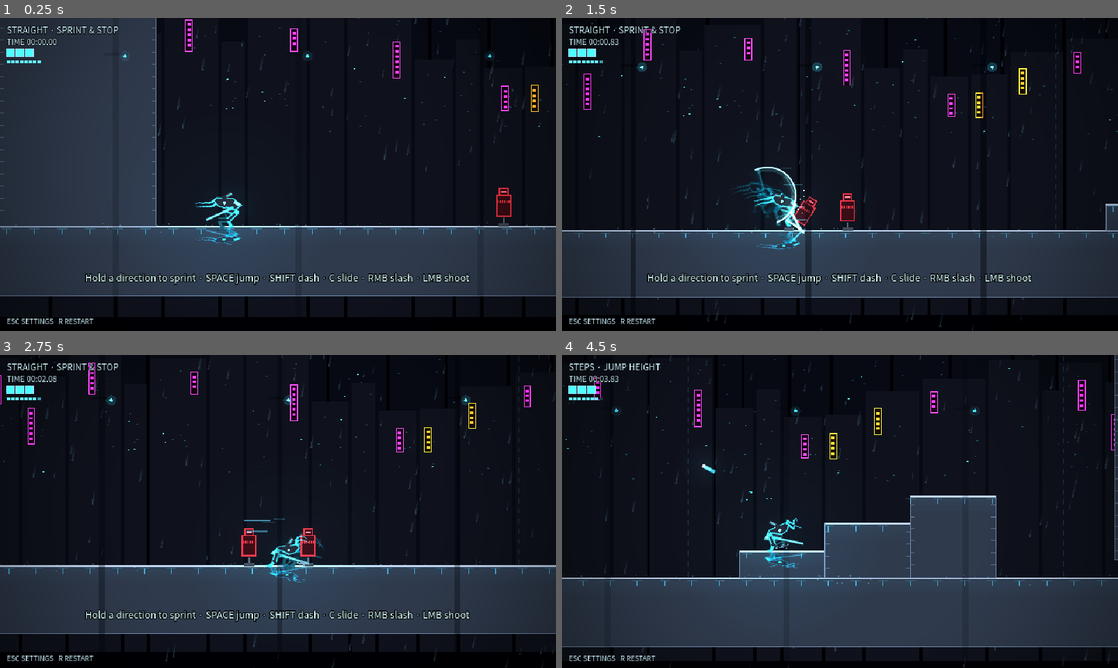
Above: before the commit, frames 1-4 (two rows, left to right).
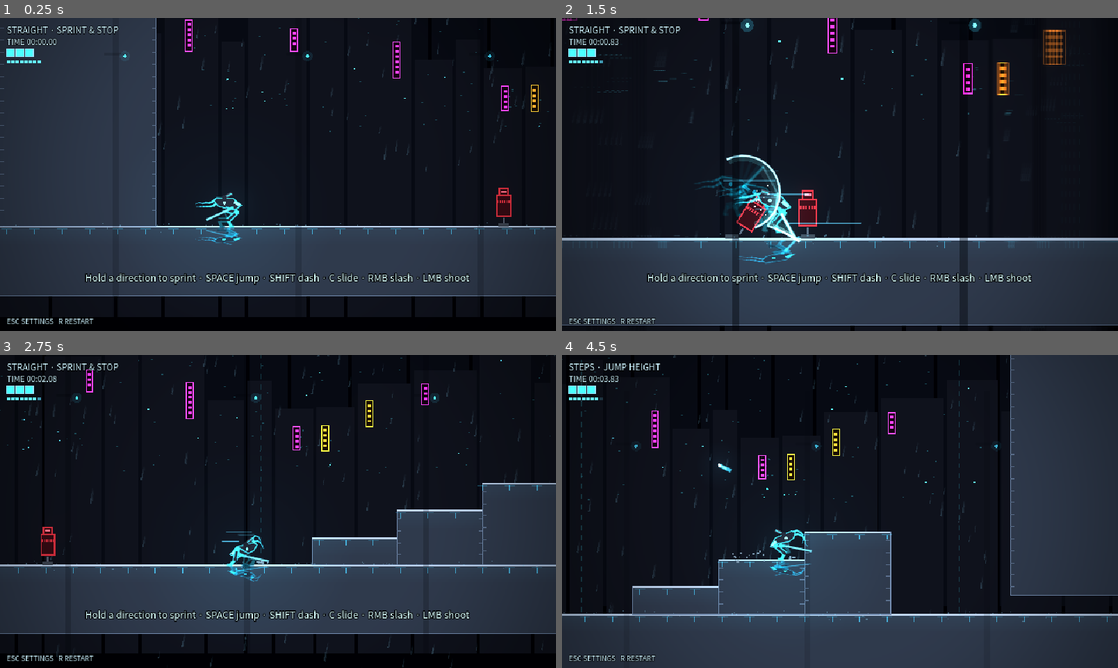
Above: after the commit, the same moments.

Repository: tntsgdi/NEON-RAID
Game: Godot game, scene res://scenes/main.tscn
Same seed, same stepped clock (60 frames per second), same inputs: the game is played once before the commit and once after it.
Inputs (mouse positions are in pixels of both pictures, inside the frame that each line leads up to):
- Up to frame 1 (0.25 s): no input
- Up to frame 2 (1.5 s): move the mouse to (962, 158) at 0.52 s; hold D (move_right) from 0.53 s (still down); tap Shift (dash) at 0.6 s; click (962, 158) at 0.67 s; tap Space (jump) at 0.77, 1.07 s; right-click (962, 158) at 0.8 s; move the mouse to (728, 190) at 1.27 s; right-click (728, 190) at 1.35 s
- Up to frame 3 (2.75 s): tap Space (jump) at 1.52, 1.82, 2.3 s; tap C (slide) at 1.55 s; move the mouse to (333, 442) at 2.02 s; release D (move_right) at 2.03 s; hold A (move_left) from 2.03 s (still down); hold C (slide) from 2.03 s (still down)
- Up to frame 4 (4.5 s): move the mouse to (812, 574) at 2.77 s; release A (move_left) at 2.78 s; release C (slide) at 2.78 s; hold D (move_right) 2.78-4.28 s; tap Space (jump) at 2.85, 3.02, 3.32, 3.77, 4.07 s; click (812, 574) at 2.92 s; tap Shift (dash) at 3.05, 3.6 s; move the mouse to (1006, 558) at 3.52 s; right-click (1006, 558) at 3.8 s; move the mouse to (673, 464) at 4.27 s; hold A (move_left) from 4.28 s (still down); click (673, 464) at 4.35 s

The runs differ from the first frame. In frame 2, 18% of the frame differs, in the area x 0-100%, y 0-100%; in frame 3, 12%; in frame 4, 35%.

Commit message:
Speed tiers, inertialized transitions and speed presentation
Run 340 px/s, sustained run enters a 430 px/s sprint gear (drops on
reversal, wall, hit), sprint entry ring/whoosh/zoom pulse, wind loop by
speed, edge speed blur, wider camera at speed. Strider legs use
inertialization on state changes (max foot jump 17.8 -> 5.6 px), stride
scales with speed, landing at speed starts on a foot contact. Tests for
sprint and transition smoothness.

Diff:
--- a/scripts/core/i18n.gd
+++ b/scripts/core/i18n.gd
@@ -31,6 +31,9 @@
 	"TUNE_SAVED": ["已导出：%s", "Saved: %s"],
 	"TUNE_TEST": ["测试运行，不写文件", "Test run, nothing written"],
 	"TUNE_run_speed": ["疾跑速度", "Run speed"],
+	"TUNE_sprint_speed": ["疾驰速度", "Sprint speed"],
+	"TUNE_sprint_delay": ["持续跑多久进疾驰", "Time to sprint"],
+	"TUNE_sprint_accel": ["疾驰加速度", "Sprint accel"],
 	"TUNE_run_accel_time": ["起步到全速(秒)", "Time to top speed"],
 	"TUNE_ground_decel": ["地面松手减速", "Ground release decel"],
 	"TUNE_turn_accel": ["转向加速度", "Turn accel"],
--- a/scripts/core/tuning.gd
+++ b/scripts/core/tuning.gd
@@ -6,8 +6,11 @@
 
 ## [名字, 默认值, 最小, 最大, 步长]。速度单位：像素/秒（主角约 40 像素高）。
 const SPECS := [
-	["run_speed", 260.0, 120.0, 420.0, 5.0],
-	["run_accel_time", 0.25, 0.05, 0.6, 0.01],
+	["run_speed", 340.0, 120.0, 520.0, 5.0],
+	["sprint_speed", 430.0, 200.0, 650.0, 5.0],
+	["sprint_delay", 0.6, 0.1, 2.0, 0.05],
+	["sprint_accel", 300.0, 50.0, 1500.0, 10.0],
+	["run_accel_time", 0.2, 0.05, 0.6, 0.01],
 	["ground_decel", 2200.0, 400.0, 6000.0, 50.0],
 	["turn_accel", 3200.0, 400.0, 8000.0, 50.0],
 	["air_accel", 1100.0, 200.0, 4000.0, 50.0],
--- a/scripts/main.gd
+++ b/scripts/main.gd
@@ -32,6 +32,8 @@
 var _rain: CPUParticles2D
 var _splash: CPUParticles2D
 var _env: Environment
+var _wind: AudioStreamPlayer
+var _zoom_pulse := 0.0
 var settings_panel: SettingsPanel
 ## 本局技巧统计（评级用）
 var stats := {"hits": 0, "deflect": 0, "parry": 0, "perfect_dodge": 0}
@@ -71,6 +73,16 @@
 	player.fx_parent = world
 	player.impact.connect(_on_impact)
 	player.skill.connect(func(kind): stats[kind] += 1)
+	player.sprint_started.connect(func(): _zoom_pulse = 0.05)
+	_wind = AudioStreamPlayer.new()
+	var wind: AudioStreamWAV = load("res://assets/sfx/wind.wav")
+	wind.loop_mode = AudioStreamWAV.LOOP_FORWARD
+	wind.loop_end = wind.data.size() / 2
+	_wind.stream = wind
+	_wind.bus = &"SFX"
+	_wind.volume_db = -60.0
+	add_child(_wind)
+	_wind.play()
 	player.died.connect(_on_player_died, CONNECT_DEFERRED)
 	world.add_child(player)
 	_rain = _make_rain()
@@ -380,6 +392,11 @@
 	_ca = move_toward(_ca, 2.5 if TimeFx.slowmo_active() else 0.0, real * 30.0)
 	_shock_t = minf(_shock_t + real * 2.2, 1.0)
 	_post.set_shader_parameter("ca", _ca * Settings.v.aberration)
+	var fast := clampf((absf(player.velocity.x) - Tuning.v.run_speed) / maxf(Tuning.v.sprint_speed - Tuning.v.run_speed, 1.0), 0.0, 1.0)
+	_post.set_shader_parameter("speed_blur", fast * (1.0 if player.sprinting else 0.5))
+	# 风声：越快越响
+	var wind_k := clampf(absf(player.velocity.x) / Tuning.v.sprint_speed, 0.0, 1.3)
+	_wind.volume_db = linear_to_db(maxf(pow(wind_k, 2.0) * 0.9, 0.0001)) - 4.0
 	_env.glow_intensity = 0.42 * Settings.v.glow
 	_rain.emitting = Settings.v.rain > 0.5
 	_splash.emitting = Settings.v.rain > 0.5
@@ -403,10 +420,11 @@
 	var target := player.global_position + Vector2(_look, -40.0)
 	camera.position.x = lerpf(camera.position.x, target.x, 1.0 - exp(-12.0 * delta))
 	camera.position.y = lerpf(camera.position.y, target.y, 1.0 - exp(-7.0 * delta))
-	# 越快镜头拉得越远，冲刺时再多拉一点
+	# 越快镜头拉得越远：跑档最多拉远 6%，疾驰档 12%；进入疾驰的一刻先猛缩一下再拉远
 	var speed_k := clampf(absf(player.velocity.x) / T.run_speed - 0.5, 0.0, 1.0)
-	var want_zoom := 1.0 - 0.06 * speed_k - (0.03 if player.state == Player.State.DASH else 0.0)
-	camera.zoom = Vector2.ONE * lerpf(camera.zoom.x, want_zoom, 1.0 - exp(-4.0 * delta))
+	var want_zoom := 1.0 - 0.06 * speed_k - (0.06 if player.sprinting else 0.0) - (0.03 if player.state == Player.State.DASH else 0.0)
+	_zoom_pulse = move_toward(_zoom_pulse, 0.0, delta * 0.25)
+	camera.zoom = Vector2.ONE * (lerpf(camera.zoom.x - _zoom_pulse * 0.0, want_zoom, 1.0 - exp(-3.0 * delta)) + _zoom_pulse)
 	_kick = _kick.lerp(Vector2.ZERO, 1.0 - exp(-18.0 * delta))
 	var jitter := Vector2.ZERO
 	if _shake > 0.05:
--- a/scripts/player/player.gd
+++ b/scripts/player/player.gd
@@ -13,6 +13,8 @@
 signal overclocked
 ## 技巧统计（评级用）：kind = "deflect" / "parry" / "perfect_dodge"
 signal skill(kind: String)
+## 进入疾驰档的一刻
+signal sprint_started
 
 enum State { GROUND, AIR, DASH, SLIDE, WALL }
 const STATE_NAMES := ["ground", "air", "dash", "slide", "wall"]
@@ -60,6 +62,10 @@
 var _prev_vx := 0.0
 var _skid_dust := 0.0
 var _air_hang_used := false
+## 疾驰档：持续全速跑 sprint_delay 秒后进入，急停/转身/撞墙/挨打掉回普通跑
+var sprinting := false
+var _sprint_t := 0.0
+var _sprint_drop := 0.0
 var _streak_timer := 0.0
 
 # 挥刀层
@@ -117,6 +123,8 @@
 	_wall_coyote = 0.0
 	_squash = Vector2.ONE
 	_air_dashes = int(Tuning.v.air_dashes)
+	sprinting = false
+	_sprint_t = 0.0
 	hp = MAX_HP
 	energy = Tuning.v.gun_energy
 	overclock_charge = 0.0
@@ -158,6 +166,7 @@
 	move_and_slide()
 	_ledge_assist()
 	_after_move(vy_before, T)
+	_update_sprint(delta, T)
 	_update_slash(delta, T)
 	_update_gun(delta, T)
 	_update_facing()
@@ -419,6 +428,9 @@
 	_land_squash = hit
 	_squash = Vector2(1.0 + 0.3 * hit, 1.0 - 0.28 * hit)
 	_set_state(State.GROUND)
+	# 带速度落地：步伐从前脚着地开始，跑步动作直接接上，不会先站定再迈腿
+	if absf(velocity.x) > T.run_speed * 0.3:
+		_run_phase = 0.02
 	if hit > 0.25:
 		Fx.dust(fx_parent, global_position, 0.0, 4 + int(hit * 8))
 	if hit > 0.6:
@@ -428,6 +440,36 @@
 	landed.emit(hit)
 	if input.slide_held and absf(velocity.x) > 150.0:
 		_start_slide(T)
+
+
+# ---------------------------------------------------------------- 疾驰档
+
+func _update_sprint(delta: float, T: Dictionary) -> void:
+	var d := _dir_x()
+	var same := d != 0 and signf(velocity.x) == d
+	if sprinting:
+		var lost: bool = not same or absf(velocity.x) < T.run_speed * 0.75 or state == State.WALL or (is_on_wall() and state != State.DASH)
+		if not same and d != 0:
+			sprinting = false  # 反方向：立即掉档
+		elif lost:
+			_sprint_drop += delta
+			if _sprint_drop > 0.12:
+				sprinting = false
+		else:
+			_sprint_drop = 0.0
+		if not sprinting:
+			_sprint_t = 0.0
+		return
+	if same and absf(velocity.x) >= T.run_speed * 0.92 and state != State.WALL:
+		_sprint_t += delta
+		if _sprint_t >= T.sprint_delay:
+			sprinting = true
+			_sprint_drop = 0.0
+			Fx.ring(fx_parent, global_position + Vector2(-facing * 22, -14), 18.0)
+			Audio.play("sprint", -4.0)
+			sprint_started.emit()
+	else:
+		_sprint_t = 0.0
 
 
 # ---------------------------------------------------------------- 挥刀层
@@ -644,6 +686,8 @@
 	var T: Dictionary = Tuning.v
 	hp -= dmg
 	_iframes = T.iframes
+	sprinting = false
+	_sprint_t = 0.0
 	slash_step = -1
 	if _rect.size == LOW and not _ceiling_blocked():
 		_set_low(false)
@@ -702,7 +746,7 @@
 			elif ratio > 0.05:
 				mode = "run"
 				var before := _run_phase
-				_run_phase = fmod(_run_phase + absf(velocity.x) * delta / StriderRig.stride(ratio), 1.0)
+				_run_phase = fmod(_run_phase + absf(velocity.x) * delta / StriderRig.stride_px(absf(velocity.x)), 1.0)
 				if (before < 0.5 and _run_phase >= 0.5) or _run_phase < before:
 					_footstep(ratio)
 		State.AIR:
@@ -726,6 +770,7 @@
 		"slash_t": clampf(_slash_time / slash_duration(), 0.0, 1.0) if slash_step >= 0 else 0.0,
 		"slash_dir": rad_to_deg(Vector2(_slash_aim.x * facing, _slash_aim.y).angle()),
 		"aim_local": Vector2(aim.x * facing, aim.y),
+		"sprint": sprinting,
 		"glow": 1.0 if state == State.DASH or overclock_charge > 0.0 else 0.0,
 	}, delta)
 	if slash_step >= 0:
@@ -733,12 +778,13 @@
 		trail.add(pts[0], pts[1])
 	# 受伤后无敌期间闪烁
 	rig.visible = _iframes <= 0.0 or int(_iframes * 20.0) % 2 == 0
-	# 高速时身边掠过速度线
+	# 高速时身边掠过速度线；疾驰时更密更长
 	if absf(velocity.x) > T.run_speed * 0.9 or state == State.DASH:
 		_streak_timer -= delta
 		if _streak_timer <= 0.0:
-			_streak_timer = 0.03
-			Fx.streak(fx_parent, global_position + Vector2(signf(velocity.x) * randf_range(10.0, 60.0), randf_range(-55.0, 4.0)), signf(velocity.x), randf_range(24.0, 56.0))
+			_streak_timer = 0.018 if sprinting else 0.03
+			var len_k := 1.6 if sprinting else 1.0
+			Fx.streak(fx_parent, global_position + Vector2(signf(velocity.x) * randf_range(10.0, 80.0), randf_range(-60.0, 4.0)), signf(velocity.x), randf_range(24.0, 56.0) * len_k)
 	# 超过疾跑速度时留下淡淡的残影
 	if state != State.DASH and absf(velocity.x) > T.run_speed * 1.15:
 		_ghost_timer -= delta
@@ -762,12 +808,14 @@
 	if _wall_lock > 0.0:
 		return
 	var dir := _dir_x()
-	var top: float = T.run_speed
+	var top: float = T.sprint_speed if sprinting else T.run_speed
 	var vx := velocity.x
 	if dir == 0:
 		vx = move_toward(vx, 0.0, decel * delta)
 	elif signf(vx) == dir and absf(vx) > top:
 		vx = move_toward(vx, dir * top, T.overspeed_decay * delta)
+	elif sprinting and signf(vx) == dir and absf(vx) >= T.run_speed * 0.95:
+		vx = move_toward(vx, dir * top, T.sprint_accel * delta)  # 疾驰档：在跑速之上继续慢慢提速
 	else:
 		var a := accel if (vx == 0.0 or signf(vx) == dir) else turn
 		vx = move_toward(vx, dir * top, a * delta)
--- a/scripts/player/strider_rig.gd
+++ b/scripts/player/strider_rig.gd
@@ -59,6 +59,14 @@
 ## 转身：从 ±1 平滑过渡（中途压扁成一条，再翻过来），而不是瞬间翻面
 var turn := 1.0
 var _prev_blade := 150.0
+## 惯性化过渡：切换动作时，旧姿势和新姿势的差在约 0.1 秒内衰减到零（输入立即生效，画面不跳）
+const INERTIA_TAU := 0.035
+var _last_mode := ""
+var _last_toes := [Vector2.ZERO, Vector2.ZERO]
+var _last_tilts := [0.0, 0.0]
+var _toe_off := [Vector2.ZERO, Vector2.ZERO]
+var _tilt_off := [0.0, 0.0]
+var _inert_t := 1.0
 
 
 func _ready() -> void:
@@ -86,10 +94,10 @@
 	var target_y := -HIP_H
 	match state:
 		"run":
-			# 每一步：落地时压低、蹬地时弹起，机身跟着点头
+			# 每一步：落地时压低、蹬地时弹起，机身跟着点头；疾驰档再压低、再前倾
 			var beat: float = sin(m.run_phase * TAU * 2.0)
-			target_angle = 14.0 + 26.0 * clampf(ratio, 0.0, 1.3) + beat * 3.0 * ratio
-			target_y = -HIP_H + 2.5 - absf(beat) * 4.5 * clampf(ratio, 0.0, 1.0)
+			target_angle = 14.0 + 26.0 * clampf(ratio, 0.0, 1.0) + beat * 3.0 * ratio + (7.0 if m.sprint else 0.0)
+			target_y = -HIP_H + 2.5 - absf(beat) * 4.5 * clampf(ratio, 0.0, 1.0) + (2.0 if m.sprint else 0.0)
 		"idle":
 			target_angle = 10.0 + sin(m.time * 2.2) * 1.5
 			target_y = -HIP_H + 1.0 + sin(m.time * 2.2) * 0.6
@@ -123,9 +131,22 @@
 
 	# ---- 腿：脚尖落点 → 三节 IK（膝朝前、踝朝后）
 	var feet := _foot_targets(m, pelvis)
+	if state != _last_mode:
+		# 动作切换：记下旧脚位与新目标的差，接下来让它平滑衰减
+		for i in 2:
+			_toe_off[i] = _last_toes[i] - feet[i][0]
+			_tilt_off[i] = _last_tilts[i] - feet[i][1]
+		_inert_t = 0.0
+		_last_mode = state
+	_inert_t += delta
+	var fade := exp(-_inert_t / INERTIA_TAU)
 	var legs := []
 	for i in 2:
-		legs.append(_leg(pelvis, feet[i][0], feet[i][1]))
+		var toe: Vector2 = feet[i][0] + _toe_off[i] * fade
+		var tilt: float = feet[i][1] + _tilt_off[i] * fade
+		_last_toes[i] = toe
+		_last_tilts[i] = tilt
+		legs.append(_leg(pelvis, toe, tilt))
 
 	# ---- 刀臂
 	var shoulder := pelvis + SHOULDER.rotated(rot)
@@ -198,9 +219,9 @@
 	queue_redraw()
 
 
-## 跑步步幅随速度从 48 拉长到 72 像素
-static func stride(ratio: float) -> float:
-	return lerpf(48.0, 72.0, clampf(ratio, 0.0, 1.0))
+## 跑步步幅随速度拉长（48–100 像素）：跑得越快步子越大，高速时步频不会快到发抖
+static func stride_px(speed: float) -> float:
+	return clampf(40.0 + speed * 0.13, 48.0, 100.0)
 
 
 ## 每条腿返回 [脚尖位置, 跖骨方向偏转（度，正值脚尖下垂）]
@@ -208,7 +229,7 @@
 	match m.state:
 		"run":
 			var out := []
-			var length := stride(m.speed_ratio)
+			var length := stride_px(absf(m.vel.x))
 			for i in 2:
 				var p := fmod(m.run_phase + 0.5 * i, 1.0)
 				var half := length * STANCE * 0.5
@@ -217,7 +238,7 @@
 				else:
 					var s := (p - STANCE) / (1.0 - STANCE)
 					var x := lerpf(-half, half, s * s * (3.0 - 2.0 * s))
-					var lift := sin(s * PI) * (6.0 + 8.0 * clampf(m.speed_ratio, 0.0, 1.0))
+					var lift := sin(s * PI) * (6.0 + 8.0 * clampf(m.speed_ratio, 0.0, 1.0) + (3.0 if m.sprint else 0.0))
 					out.append([Vector2(x + 4.0, -lift), 35.0 * sin(s * PI)])
 			return out
 		"skid":
--- a/shaders/post.gdshader
+++ b/shaders/post.gdshader
@@ -7,6 +7,7 @@
 uniform float shock_t = 1.0;          // 冲击波进度 0..1，>=1 关闭
 uniform float vignette = 0.38;
 uniform float aspect = 1.7778;
+uniform float speed_blur = 0.0;       // 疾驰时屏幕左右边缘的横向模糊（0..1）
 
 void fragment() {
 	vec2 uv = SCREEN_UV;
@@ -23,6 +24,14 @@
 	col.r = texture(screen_tex, uv + off).r;
 	col.g = texture(screen_tex, uv).g;
 	col.b = texture(screen_tex, uv - off).b;
+	if (speed_blur > 0.01) {
+		float edge = smoothstep(0.22, 0.5, abs(uv.x - 0.5)) * speed_blur;
+		vec3 acc = col;
+		for (int i = 1; i <= 4; i++) {
+			acc += texture(screen_tex, uv + vec2(float(i) * edge * SCREEN_PIXEL_SIZE.x * 7.0, 0.0)).rgb;
+		}
+		col = acc / 5.0;
+	}
 	float v = length((uv - vec2(0.5)) * vec2(aspect, 1.0)) / 1.25;
 	col *= 1.0 - vignette * smoothstep(0.35, 0.95, v);
 	COLOR = vec4(col, 1.0);
--- a/tests/filmstrip.gd
+++ b/tests/filmstrip.gd
@@ -22,10 +22,14 @@
 	p = main.player
 	DirAccess.make_dir_recursive_absolute(ProjectSettings.globalize_path(OUT))
 
-	# 跑步：一个完整步幅
-	_drive(Vector2(100, 0), Vector2(260, 0), [{"frames": 9999, "move": R}])
-	await _frames(40)
+	# 疾驰：一个完整步幅（先跑够进入疾驰档）
+	_drive(Vector2(60, 0), Vector2(340, 0), [{"frames": 9999, "move": R}])
+	await _frames(50)
 	await _strip("eval_run.png", 8, 2)
+
+	# 起步 → 跑 → 进入疾驰（每 6 帧一张，约 1.6 秒）
+	_drive(Vector2(60, 0), Vector2.ZERO, [{"frames": 9999, "move": R}])
+	await _strip("eval_accel.png", 10, 6)
 
 	# 起步 → 急停转身
 	_drive(Vector2(100, 0), Vector2.ZERO, [{"frames": 30, "move": R}, {"frames": 9999, "move": Vector2(-1, 0)}])
--- a/tests/m1_test.gd
+++ b/tests/m1_test.gd
@@ -32,6 +32,8 @@
 	_check(root.get_node("Tuning").testing, "测试运行应被识别（不读写 tuning.json）")
 
 	await _combo()
+	await _sprint()
+	await _smooth()
 	await _tunnel()
 	await _gap()
 	await _shaft()
@@ -106,6 +108,46 @@
 	print("combo: 最低速度 %.0f，到全速 %d 帧，终点 x=%.0f" % [min_speed, reached, last.pos.x])
 
 
+## 疾驰档：持续全速跑进入疾驰并继续加速；反方向立即掉档
+func _sprint() -> void:
+	var log := await _drive(Vector2(60, 0), [{"frames": 150, "move": R}])
+	var top := 0.0
+	for e in log:
+		top = maxf(top, absf(e.vel.x))
+	_check(player.sprinting and top >= T.sprint_speed * 0.95, "持续跑 1.25 秒进入疾驰档（最高 %.0f）" % top)
+	await _drive(player.global_position, [{"frames": 2, "move": L}])
+	_check(not player.sprinting, "反方向立即掉出疾驰档")
+
+
+## 动作衔接：一串跑→滑铲→跳→冲刺→挥刀→落地→急停转身里，脚尖每帧的位移不应突然跳变
+func _smooth() -> void:
+	main.place(Vector2(60, 0))
+	await physics_frame
+	var inp = load("res://scripts/player/scripted_input.gd").new([
+		{"frames": 40, "move": R},
+		{"frames": 16, "move": R, "press": ["slide"], "hold": ["slide"]},
+		{"frames": 20, "move": R, "press": ["jump"], "hold": ["jump"]},
+		{"frames": 4, "move": R, "press": ["dash"]},
+		{"frames": 1, "move": R, "press": ["slash"]},
+		{"until": func(p): return p.is_on_floor() and p.state == GROUND, "max": 240, "move": R},
+		{"frames": 20, "move": R},
+		{"frames": 30, "move": L},
+	])
+	player.input = inp
+	var prev := []
+	var worst := 0.0
+	while not inp.done:
+		await physics_frame
+		var toes: Array = player.rig._last_toes
+		if not prev.is_empty():
+			for i in 2:
+				worst = maxf(worst, (toes[i] - prev[i]).length())
+		prev = toes.duplicate()
+	player.input = load("res://scripts/player/player_input.gd").new()
+	print("smooth: 脚尖单帧最大位移 %.1f 像素" % worst)
+	_check(worst <= 14.0, "动作切换时脚不跳变（单帧最大 %.1f 像素）" % worst)
+
+
 ## 低矮通道：不滑铲过不去，滑铲能过去
 func _tunnel() -> void:
 	var log := await _drive(Vector2(1080, 0), [{"frames": 180, "move": R}], Vector2(260, 0))
Not shown, added: assets/sfx/sprint.wav.import
Not shown, added: assets/sfx/wind.wav.import
Not shown, added: assets/sfx/sprint.wav
Not shown, added: assets/sfx/wind.wav
Not shown, changed: design/DECISIONS.md
Not shown, changed: design/TODO.md
Not shown, changed: tools/build_sfx.py
